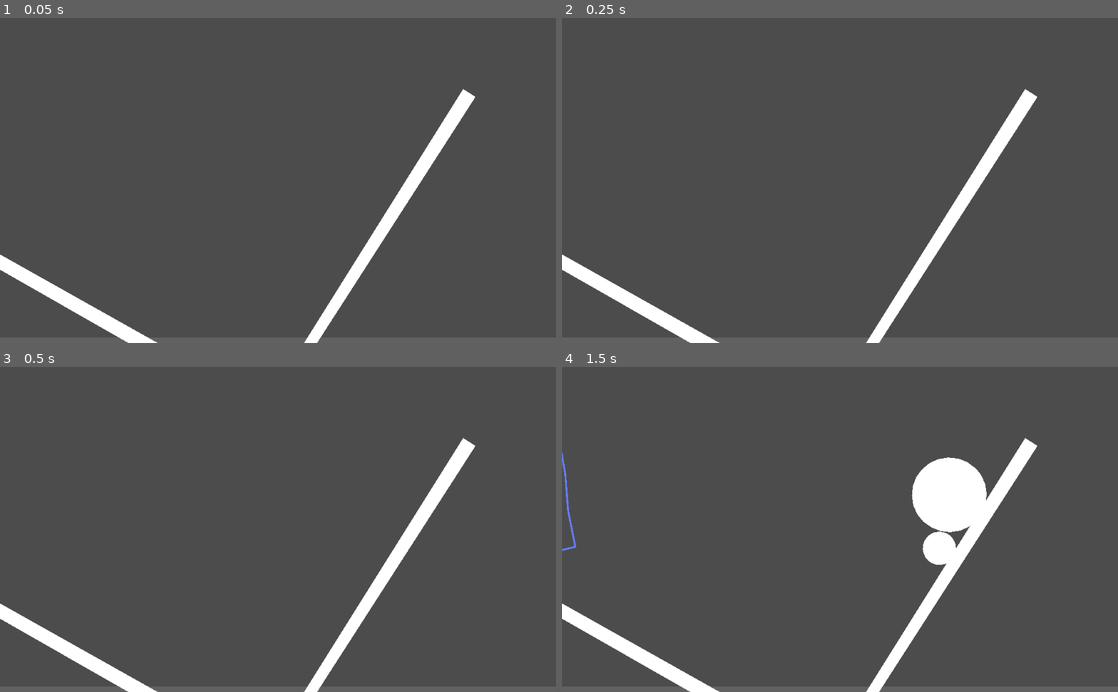
Above: before the commit, frames 1-4 (two rows, left to right).
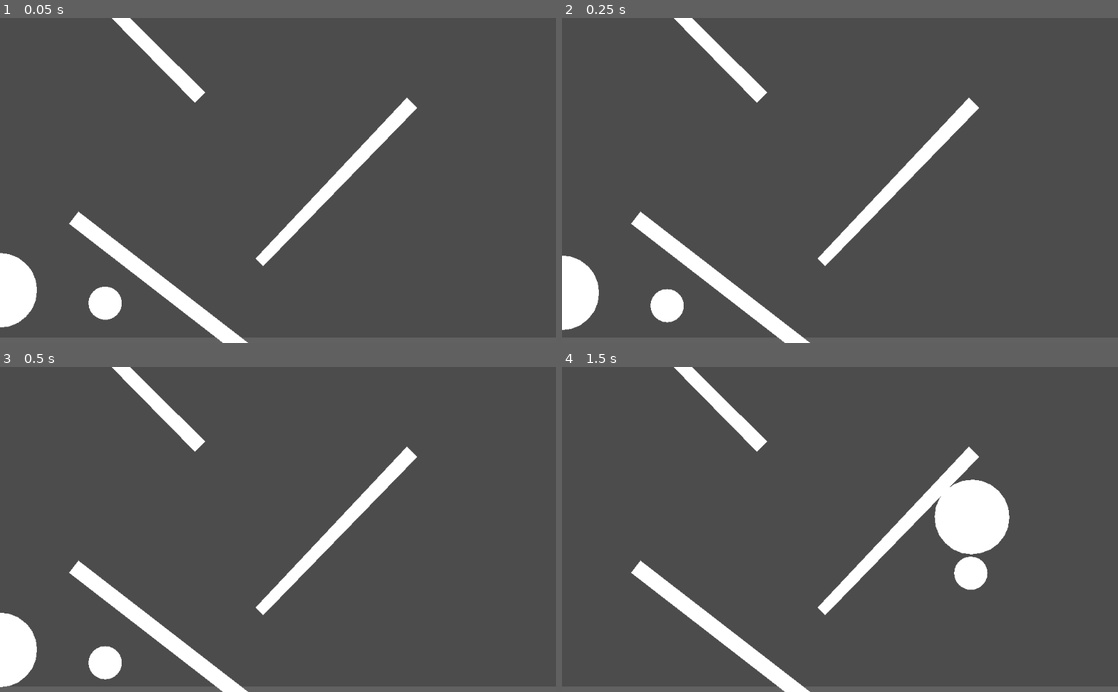
Above: after the commit, the same moments.

Repository: bustedwallstudios/Softbody
Game: Godot game, scene res://2dWorld.tscn
Two runs of this game, one before a commit and one after it. Both use one fixed random seed, a clock stepped at 60 frames per second and the inputs below.
Inputs (mouse positions are in pixels of both pictures, inside the frame that each line leads up to):
- Up to frame 1 (0.05 s): no input
- Up to frame 2 (0.25 s): no input
- Up to frame 3 (0.5 s): no input
- Up to frame 4 (1.5 s): tap Enter (ui_accept) at 0.5, 0.77 s; move the mouse to (962, 513) at 0.52 s; hold Right (ui_right) 0.53-1.28 s; move the mouse to (956, 516) at 1.27 s; hold Down (ui_down) from 1.28 s (still down)

The runs differ from the first frame. In frame 1, 8.7% of the frame differs, in the area x 0-86%, y 0-100%; in frame 2, 8.6%; in frame 3, 8.7%; in frame 4, 9.1%.

Commit message:
tweaked a bunch of stuff, but mostly comitted here because the current EXACT scene settings result in a really funny phenomenon happening.

Diff:
--- a/2dWorld.tscn
+++ b/2dWorld.tscn
@@ -49,8 +49,8 @@
 polygon = PoolVector2Array( -5.95, -0.225, 5.95, -0.225, 5.95, 1.075, -5.95, 1.075 )
 
 [node name="RotatingBeam" type="StaticBody2D" parent="World"]
-position = Vector2( 2213, 5 )
-rotation = -1.5708
+position = Vector2( -598, 272 )
+rotation = -2.48186
 scale = Vector2( 1, 5 )
 __meta__ = {
 "_edit_group_": true
@@ -64,9 +64,9 @@
 polygon = PoolVector2Array( -546, 3.99805, -546, -13.002, 659, -12.9976, 659, 4.00244 )
 
 [node name="RotatingBeam2" type="StaticBody2D" parent="World"]
-position = Vector2( 634, -161 )
-rotation = 2.13977
-scale = Vector2( 1.411, 3.251 )
+position = Vector2( 348, -357 )
+rotation = 2.33874
+scale = Vector2( 1.016, 3.251 )
 script = ExtResource( 4 )
 __meta__ = {
 "_edit_group_": true
@@ -83,9 +83,9 @@
 polygon = PoolVector2Array( -27.2157, -0.289926, 32.9624, -0.241419, 32.9287, 0.677203, -27.2257, 0.947976 )
 
 [node name="RotatingBeam3" type="StaticBody2D" parent="World"]
-position = Vector2( -1922, -96.0001 )
-rotation = -2.62323
-scale = Vector2( 2.716, 3.251 )
+position = Vector2( -903, -1263 )
+rotation = -2.34921
+scale = Vector2( 1.237, 3.251 )
 script = ExtResource( 4 )
 __meta__ = {
 "_edit_group_": true
@@ -102,7 +102,7 @@
 polygon = PoolVector2Array( -27.2157, -0.289926, 32.9624, -0.241419, 32.9287, 0.677203, -27.2257, 0.947976 )
 
 [node name="Beam" type="RigidBody2D" parent="World"]
-position = Vector2( -3289, 436 )
+position = Vector2( -2016, 136 )
 rotation = -0.527089
 mass = 20.0
 gravity_scale = 3.72
@@ -123,7 +123,7 @@
 polygon = PoolVector2Array( -16.9075, -0.197987, 20.0952, -0.13546, 20.0282, 3.01541, -16.674, 2.99974 )
 
 [node name="Ball" type="RigidBody2D" parent="World"]
-position = Vector2( -506, 885 )
+position = Vector2( -959, 359 )
 input_pickable = true
 mass = 25.0
 gravity_scale = 5.0
@@ -144,7 +144,7 @@
 polygon = PoolVector2Array( -4.45, 1.625, -4.6, 0.425001, -4.45, -0.775, -4, -1.875, -3.25, -2.825, -2.3, -3.575, -1.2, …(247 unchanged characters)…
 
 [node name="BigBall" type="RigidBody2D" parent="World"]
-position = Vector2( -852, 1019 )
+position = Vector2( -1542, 289 )
 input_pickable = true
 mass = 50.0
 gravity_scale = 5.0
@@ -165,15 +165,22 @@
 polygon = PoolVector2Array( -4.45, 1.625, -4.6, 0.425001, -4.45, -0.775, -4, -1.875, -3.25, -2.825, -2.3, -3.575, -1.2, …(247 unchanged characters)…
 
 [node name="SquishyBody" parent="." instance=ExtResource( 1 )]
-position = Vector2( -2347, -2181 )
-width = 5
-height = 5
-pxBetweenPoints = 200
-pointRadius = 5.0
-stiffness = 10.0
-gravity = Vector2( 0, 40 )
+position = Vector2( -1047, -2045 )
+pointsHoriz = 2
+pointsVert = 2
+sizeInPx = 200
+stiffness = 15.0
+gravity = Vector2( 0, 6 )
 showLines = false
-showPoints = true
+
+[node name="SquishyBody2" parent="." instance=ExtResource( 1 )]
+position = Vector2( -939, -2014 )
+pointsHoriz = 2
+pointsVert = 2
+sizeInPx = 200
+stiffness = 15.0
+gravity = Vector2( 0, 6 )
+showLines = false
 
 [connection signal="input_event" from="World/Ball" to="World/Ball" method="inputEvent"]
 [connection signal="input_event" from="World/BigBall" to="World/BigBall" method="inputEvent"]
--- a/MiscScripts/Rotate.gd
+++ b/MiscScripts/Rotate.gd
@@ -2,5 +2,6 @@
 
 export (float) var degreesPerFrame = 0.1
 
+# warning-ignore:unused_argument
 func _process(delta):
 	rotation_degrees += degreesPerFrame
--- a/Objects/Spring.gd
+++ b/Objects/Spring.gd
@@ -28,6 +28,9 @@
 # How much force will be applied to the points, based on the stiffness, distance apart, etc
 var hookesForceProduced:float
 
+# The current length of this spring (the distance between the two points that it connects)
+var currentLength
+
 # If this is true, it will add on an extra calculation: pressure force.
 # This is set to true in the SquishyBall code only, and will take the pressure
 # (calculated by the SquishyBall) and apply it to each point.
@@ -50,6 +53,10 @@
 		if not hasConvertedStupidNodePaths: # check line 3
 			convertStupidNodePaths()
 			hasConvertedStupidNodePaths = true
+
+		# Set the global variable for the distance between point A and B
+		# This is used in hookesLawToFindForce() and findPressureForceVector()
+		currentLength = (PointB.global_position - PointA.global_position).length()
 
 		var springForce  = hookesLawToFindForce()
 		var dampingForce = findDampingForce()
@@ -107,12 +114,9 @@
 
 # Find the force that the spring is applying, based on things like stiffness and position
 func hookesLawToFindForce() -> float:
-	# The distance between them
-	var distBetweenPoints = (PointB.global_position - PointA.global_position).length()
-
 	# The difference between its current length and its resting length
 	# If this is negative, it will push the points apart
-	var differenceToRestLength = restLength - distBetweenPoints
+	var differenceToRestLength = restLength - currentLength
 
 	# The force it produces increases if the stiffness does, and also if
 	# it's proximity to it's resting length increases
@@ -127,7 +131,7 @@
 	# The vector pointing towards A from B with length 1
 	var normalizedDirection = (PointA.global_position - PointB.global_position).normalized()
 
-	# Just the differnce in linear velocity between A and B
+	# Just the difference in linear velocity between A and B
 	var velocityDifference = PointB.linear_velocity - PointA.linear_velocity
 
 	# The dot product of the two vectors; if this is positive it will move the
@@ -147,10 +151,6 @@
 	# Get the vector pointing from A to B
 	var vectorBetweenPoints:Vector2 = PointB.global_position - PointA.global_position
 
-	# (x, y) is the vector pointing from one of the points toward the other.
-	# Here, we create a new vector, which is (y, -x). This is the old vector
-	# rotated by 90 degrees, so as to push the points outwards.
-
 	# Force = P * L, where P is the pressure and L is the length of the spring.
 	var force:float = pressure * (vectorBetweenPoints.length())
 
@@ -159,7 +159,7 @@
 	# rotated to points outwards.
 	var forceVector = vectorBetweenPoints.rotated(-PI/2) * force
 
-	return forceVector
+	return forceVector / 50000
 
 # Update the line graphic for each frame, to go from point A to B
 func updateLine():
--- a/Objects/SquishyBall.gd
+++ b/Objects/SquishyBall.gd
@@ -55,7 +55,7 @@
 func _ready():
 	# The ball works best if it's a little more dampened (since there are only
 	# 2 springs on each point)
-	dampingFactor = stiffness
+	dampingFactor = stiffness * 1.5
 
 	# n is the area of the shape in pixels
 	n = radiusInPx * 10000
@@ -132,11 +132,12 @@
 	for i in range(0, pointsAroundCircle):
 
 		# If we're on the last point, we want the spring to connect
-		# to the last point and the first one, to complete the circle.
+		# to the last point and the first one, to complete the circle. (2nd argument)
 		if i == pointsAroundCircle-1:
+			# Create a spring attached to the current and FIRST points
 			createSpring(i, 0, str(i), pxBetweenPoints)
 		# In any other case though, we just connect
-		# it to the next point in the circle.
+		# it to the next point in the circle. (2nd argument)
 		else:
 			# Create a spring attached to the current and next points
 			createSpring(i, i+1, str(i), pxBetweenPoints)
--- a/Objects/SquishyBody.gd
+++ b/Objects/SquishyBody.gd
@@ -8,23 +8,26 @@
 export (PackedScene) var PhysicsSpring
 
 # The amount of balls sideways and vertically
-export (int, 1, 100) var width  = 6
-export (int, 1, 100) var height = 10
+export (int, 1, 100) var pointsHoriz  = 6
+export (int, 1, 100) var pointsVert = 10
 
-# This lets us control the "density" of the points within the shape
-export (int) var pxBetweenPoints = 40
+export (int) var sizeInPx = 300
+
+# This is set in _ready(), and is calculated by dividing the total size of the shape by
+# how many points there are across it.
+var pxBetweenPoints:float
 
 export (float) var pointRadius = 10
 
 # These will be applied to each spring as they are created
 # Damping factor is only really useful if it is set to exactly the same thing as stiffness,
 # so I have removed the ability to control that from the node.
-export (float, 0, 15) var stiffness = 4
+export (float, 0, 15) var stiffness = 8
 var dampingFactor
 
 export (float) var mass = 1
 
-export (Vector2) var gravity = Vector2(0, 1)
+export (Vector2) var gravity = Vector2(0, 3)
 
 export (bool) var showLines   = true
 export (bool) var showPoints  = false
@@ -38,6 +41,8 @@
 	# The body works the best if they are equal.
 	dampingFactor = stiffness
 
+	pxBetweenPoints = sizeInPx/pointsHoriz
+
 	if not showPolygon:
 		$Shape.hide()
 
@@ -45,6 +50,7 @@
 	initiatePoints()
 	initiateSprings()
 
+# warning-ignore:unused_argument
 func _physics_process(delta):
 	if showPolygon:
 		$Shape.polygon = getOutlineArray()
@@ -56,10 +62,10 @@
 # Create the correct amount of rigidbodies for all the points,
 # and put them in the correct positions
 func initiatePoints():
-	for y in height:
+	for y in pointsVert:
 		bodyPoints.append([]) # Add another layer
 
-		for x in width:
+		for x in pointsHoriz:
 			# Initiate a new one in memory
 			var newPoint = PhysicsPoint.instance()
 
@@ -71,7 +77,7 @@
 			newPoint.get_node("Marker").scale = Vector2(pointRadius/10, pointRadius/10)
 
 			# Adjust the color to give the whole squishy body a nice rainbow across it
-			newPoint.get_node("Marker").color = Color.from_hsv((x + y) / (float(width) + float(height)), 1, 1)
+			newPoint.get_node("Marker").color = Color.from_hsv((x + y) / (float(pointsHoriz) + float(pointsVert)), 1, 1)
 
 			# All the points need to have the same mass
 			newPoint.mass = mass
@@ -92,15 +98,13 @@
 	# Thank you Pythagoras
 	var diagPxBetweenPoints = sqrt((pxBetweenPoints * pxBetweenPoints) + (pxBetweenPoints * pxBetweenPoints))
 
-	for y in height:
-		for x in width:
-			var currentPoint = bodyPoints[y][x]
-
+	for y in pointsVert:
+		for x in pointsHoriz:
 			# These if statements only allow the springs to be created
 			# that will fit in the body, for example it will only create a spring
 			# that connects to a point on the right IF there is actually a point
 			# on the right
-			if x < width-1:
+			if x < pointsHoriz-1:
 				# Only create this one if there's space on the right
 				createSpring(x, y, x+1, y, "x ", pxBetweenPoints)
 
@@ -108,12 +112,12 @@
 					# Only create this one if there's space on the right AND upward
 					createSpring(x, y, x+1, y-1, "du", diagPxBetweenPoints)
 
-			if y < height-1:
+			if y < pointsVert-1:
 				# Only create this one if there's space downward
 				createSpring(x, y, x, y+1, "y ", pxBetweenPoints)
 
 				# Only create this one if there's space downward AND to the right
-				if x < width-1:
+				if x < pointsHoriz-1:
 					createSpring(x, y, x+1, y+1, "dd", diagPxBetweenPoints)
 
 func createSpring(x:int, y:int, targetX:int, targetY:int, springName:String, length:float):
@@ -142,32 +146,32 @@
 # which uses eldritch array positioning to get the right points and add them to
 # the array of positions.
 func getOutlineArray():
-	var pointArray:PoolVector2Array
-	var colorArray:PoolColorArray
+	var pointArray:PoolVector2Array = []
+	var colorArray:PoolColorArray   = []
 
 	var currentNode:RigidBody2D
 
-	for i in range(0, width):
+	for i in range(0, pointsHoriz):
 		currentNode = get_node(bodyPoints[0][i])
 		pointArray.append(currentNode.position)
 		colorArray.append(markerColor(currentNode))
 
-	for i in range(0, height-2):
-		currentNode = get_node(bodyPoints[i+1][width-1])
+	for i in range(0, pointsVert-2):
+		currentNode = get_node(bodyPoints[i+1][pointsHoriz-1])
 		pointArray.append(currentNode.position)
 		colorArray.append(markerColor(currentNode))
 
 	var backwards = []
-	for i in range(0, width):
+	for i in range(0, pointsHoriz):
 		backwards.insert(0, i)
 
 	for i in backwards:
-		currentNode = get_node(bodyPoints[height-1][i])
+		currentNode = get_node(bodyPoints[pointsVert-1][i])
 		pointArray.append(currentNode.position)
 		colorArray.append(markerColor(currentNode))
 
 	var cornerlessBackwards = []
-	for i in range(1, height-1):
+	for i in range(1, pointsVert-1):
 		cornerlessBackwards.insert(0, i)
 
 	for i in cornerlessBackwards:
--- a/Objects/SquishyBody.tscn
+++ b/Objects/SquishyBody.tscn
@@ -15,4 +15,8 @@
 
 [node name="Outline" type="Line2D" parent="."]
 z_index = 1
+width = 20.0
 default_color = Color( 0.4, 0.501961, 1, 1 )
+joint_mode = 2
+begin_cap_mode = 2
+end_cap_mode = 2
